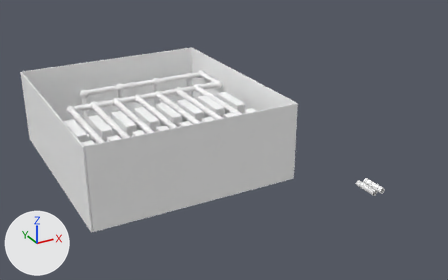
The Blender file Assets/Models/good Warehouse model.blend as it was, and as the next commit left it.
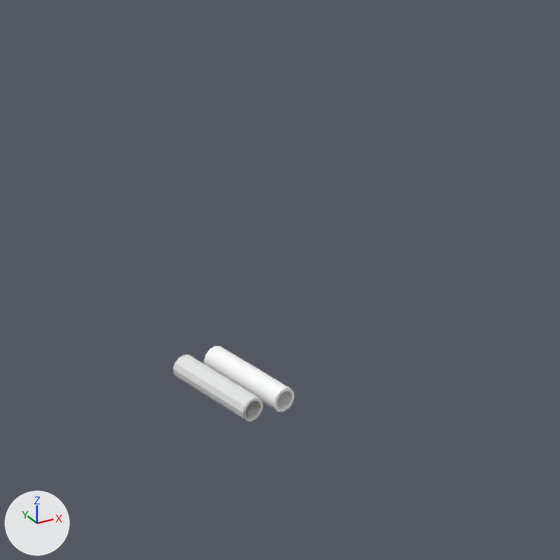
There are two pictures of each version: one whole from a 50 mm lens placed at (-78.0, -82.8, 58.7), pointed at (-18.0, 26.4, 4.2), one close up on the part from 70% to 100% of the width and 34% to 82% of the height. The lights are fixed; the arrows at lower left show +X, +Y and +Z.

In view in the first close-up: 'Cylinder.002', 'Pipe.001'.
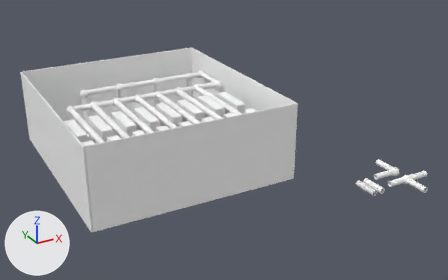
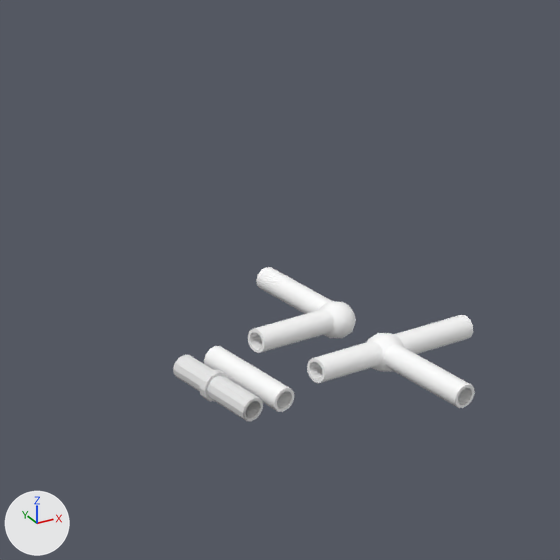
Boxes [x1, y1, x2, y2] around the edits, measured in the close-ups (560 x 560 px):
'Pipe__5_.001', added
    after: [384, 344, 475, 408]
'Pipe__6_.002', added
    after: [248, 309, 334, 353]
'Pipe__39_.001', added
    after: [307, 341, 383, 383]
'Pipe__6_.001', added
    after: [393, 315, 473, 354]
'Pipe__7_.001', added
    after: [256, 267, 331, 314]
'Sphere__1_.001', added
    after: [319, 301, 356, 338]
'Sphere.001', added
    after: [367, 333, 404, 372]

The edits, one by one:
Object 'Pipe__7_.001' (ob_pipe__7__001) is new; it shows a copy of the mesh of ob_pipe__44.
Its parent is ob_pipes.
Its location is (2236.0, -140.8, 1000.0).
Its rotation in degrees is (-90, 0, 90).
Object 'Sphere__1_.001' (ob_sphere__1__001) is new; it shows a copy of the mesh of ob_sphere__12.
Its parent is ob_pipes.
Its location is (2166.0, -88.21, 1038.0).
Its rotation in degrees is (0, 0, -15).
Object 'Pipe__6_.002' (ob_pipe__6__002) is new; it shows a copy of the mesh of ob_pipe__44.
Its parent is ob_pipes.
Its location is (2136.0, -140.8, 975.3).
Its rotation in degrees is (0, 0, 90).
Object 'Pipe__39_.001' (ob_pipe__39__001) is new; it shows a copy of the mesh of ob_pipe__44.
Its parent is ob_pipes.
Its location is (2071.0, -67.26, 1464.0).
Its rotation in degrees is (0, 0, 90).
Object 'Sphere.001' (ob_sphere_001) is new; it shows a copy of the mesh of ob_sphere__12.
Its parent is ob_pipes.
Its location is (2017.0, -14.66, 1527.0).
Its rotation in degrees is (0, 0, -15).
Object 'Pipe__6_.001' (ob_pipe__6__001) is new; it shows a copy of the mesh of ob_pipe__44.
Its parent is ob_pipes.
Its location is (2546.0, -67.26, 1464.0).
Its rotation in degrees is (0, 0, 90).
Object 'Pipe__5_.001' (ob_pipe__5__001) is new; it shows a copy of the mesh of ob_pipe__44.
Its parent is ob_pipes.
Its location is (2071.0, -67.26, 2064.0).
Its rotation in degrees is (-90, 0, 90).
